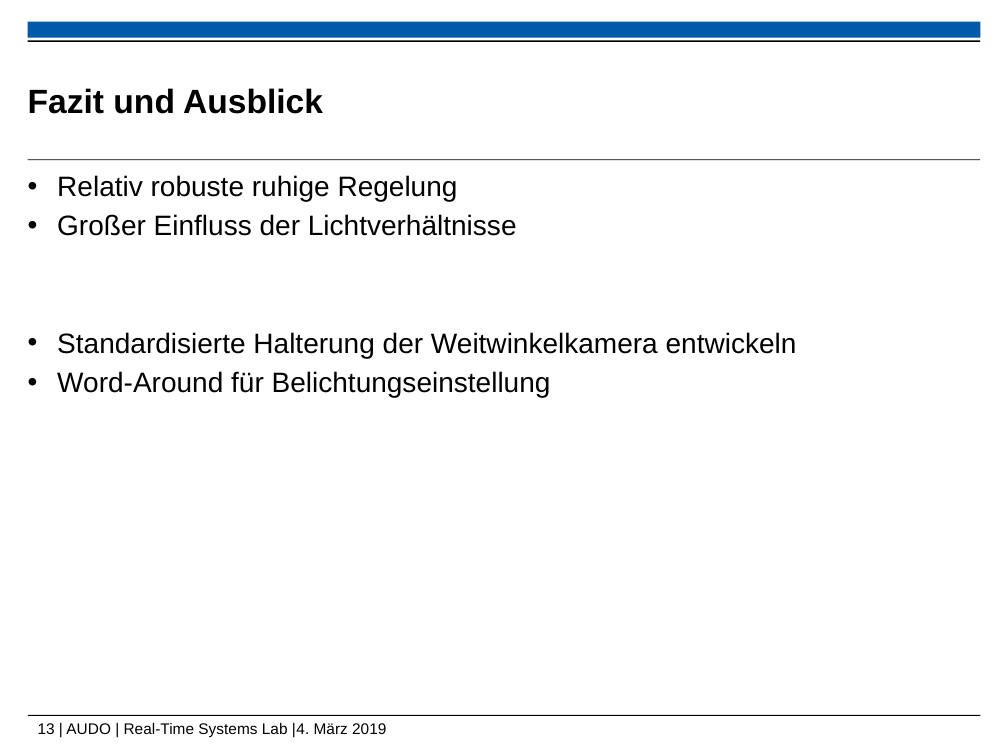
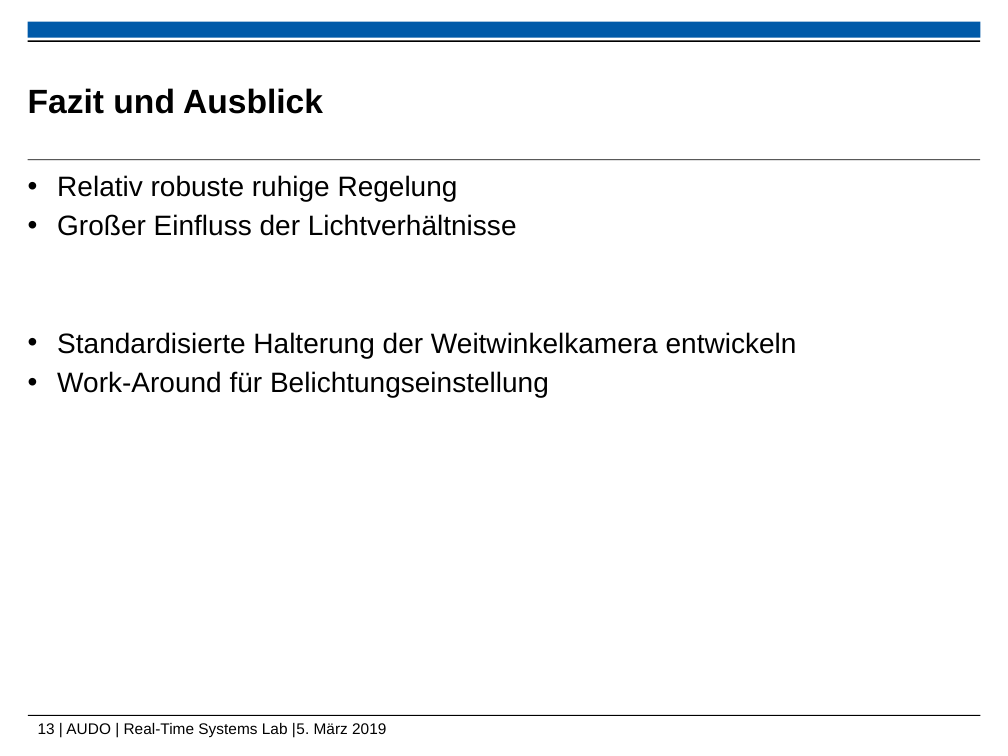
Before and after one commit to ramona3300/AUDO, a slide deck: slide 13 of Dokumente/Präsentationen/Abschlusspräsentation.pptx. Drawn at 1008x756 pixels with LibreOffice and Linux fonts; fonts in the diff are those of the drawing; background and template pictures are left out. Boxes give left, top, right and bottom in pixels: in the first picture for what was removed or moved away, otherwise in the second. Text is boxed around its words. In the diff, an @@ line names an element or a change of style, - is before the commit and + after.

```diff
--- a/Dokumente/Präsentationen/Abschlusspräsentation.pptx
+++ b/Dokumente/Präsentationen/Abschlusspräsentation.pptx
@@ text at <box>57,371,549,397</box>: text changed @@
-• Word-Around für Belichtungseinstellung
+• Work-Around für Belichtungseinstellung
@@ text at <box>38,723,386,738</box>: text changed @@
-13 | AUDO | Real-Time Systems Lab |4. März 2019
+13 | AUDO | Real-Time Systems Lab |5. März 2019
```
Also in this commit, not shown: 4 other slides changed.
